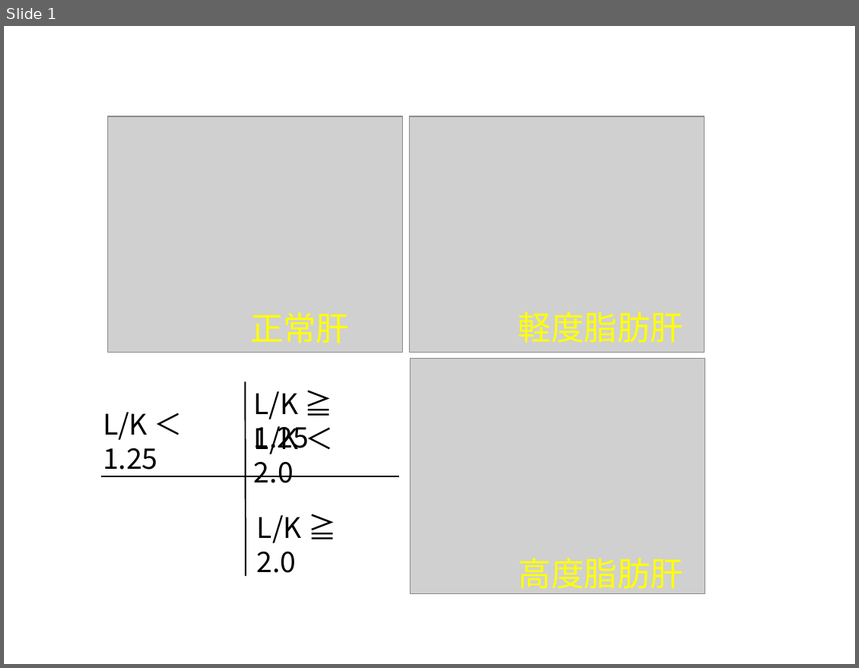
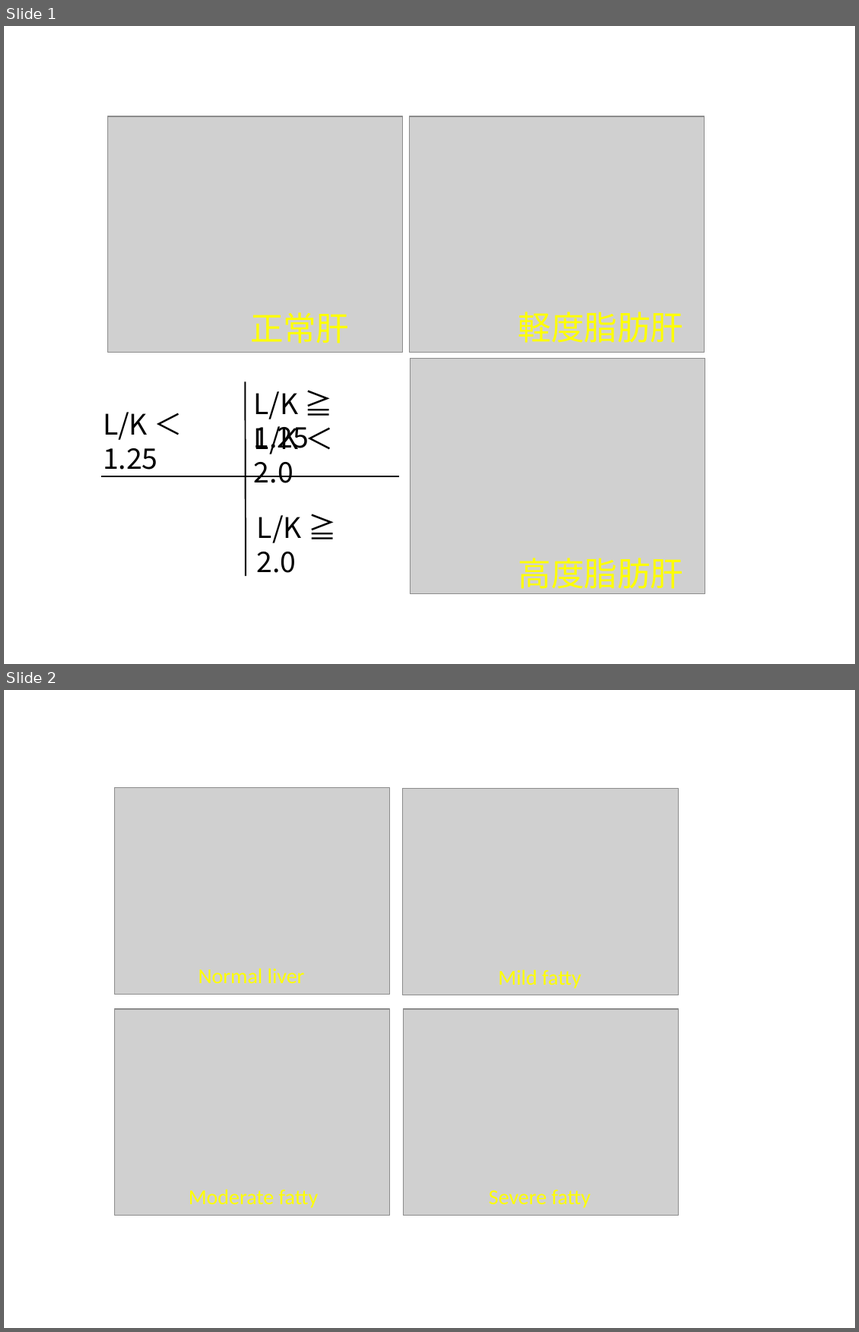
Before and after one commit to Algo1970/SappoRoR8, a slide deck: LKgrade.pptx. Shown one above the other, each under a label of ours: slide 1 before the commit, slides 1 and 2 after it. The pictures are 859x668 and 859x1332 pixels, drawn with LibreOffice and Linux fonts; fonts in the diff are those of the drawing; grey boxes stand for pictures. Boxes give left, top, right and bottom in pixels: in the first picture for what was removed or moved away, otherwise in the second. Text is boxed around its words. In the diff, an @@ line names an element or a change of style, - is before the commit and + after.

```diff
--- a/LKgrade.pptx
+++ b/LKgrade.pptx
@@ slide 2 added at box(4, 690, 855, 1328), background #FFFFFF @@
@@ group added at box(115, 788, 679, 1216): 4 pictures, 4 texts @@
+Normal liver
+Mild fatty
+Severe fatty
+Moderate fatty
```
